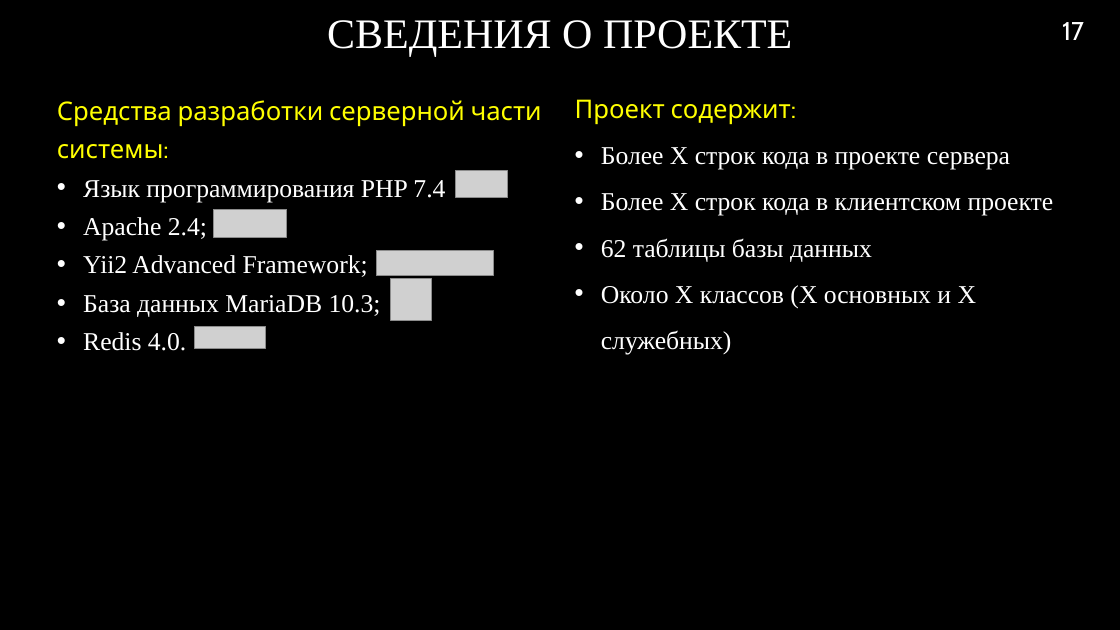
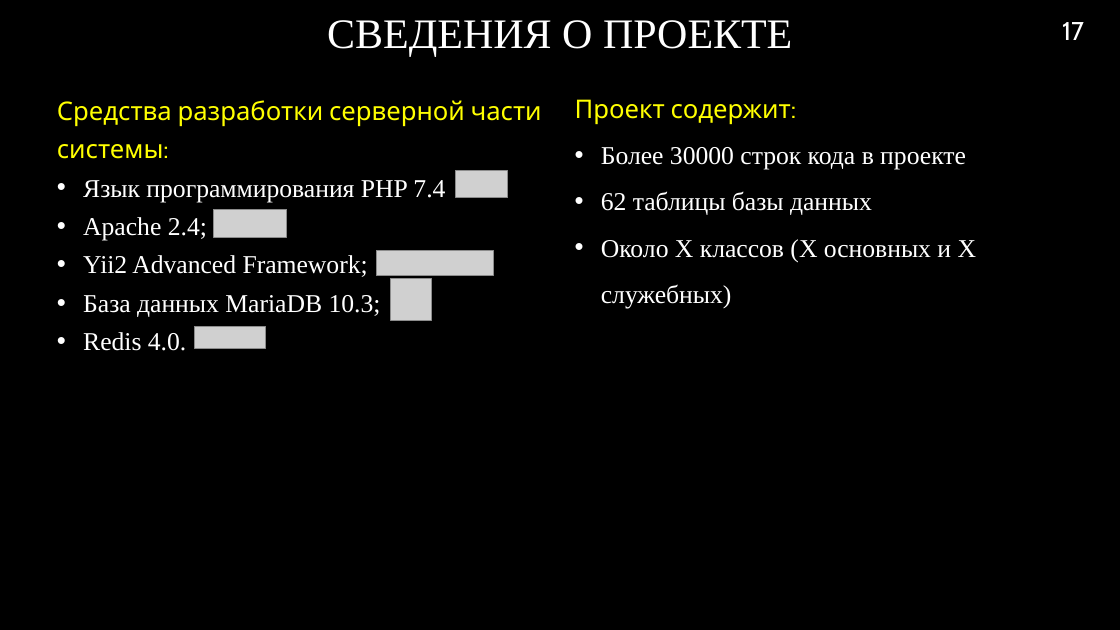
Before and after one commit to RAdKuzur/ASTU, a slide deck: slide 17 of Дипломная работа/Презентация.pptx. Drawn at 1120x630 pixels with LibreOffice and Linux fonts; fonts in the diff are those of the drawing; grey boxes stand for pictures; background and template pictures are left out. Boxes give left, top, right and bottom in pixels: in the first picture for what was removed or moved away, otherwise in the second. Text is boxed around its words. In the diff, an @@ line names an element or a change of style, - is before the commit and + after.

```diff
--- a/Дипломная работа/Презентация.pptx
+++ b/Дипломная работа/Презентация.pptx
@@ text at (601, 147, 966, 170): text changed @@
-• Более X строк кода в проекте сервера
-• Более X строк кода в клиентском проекте
+• Более 30000 строк кода в проекте
```
Also in this commit, not shown: 3 other files.
